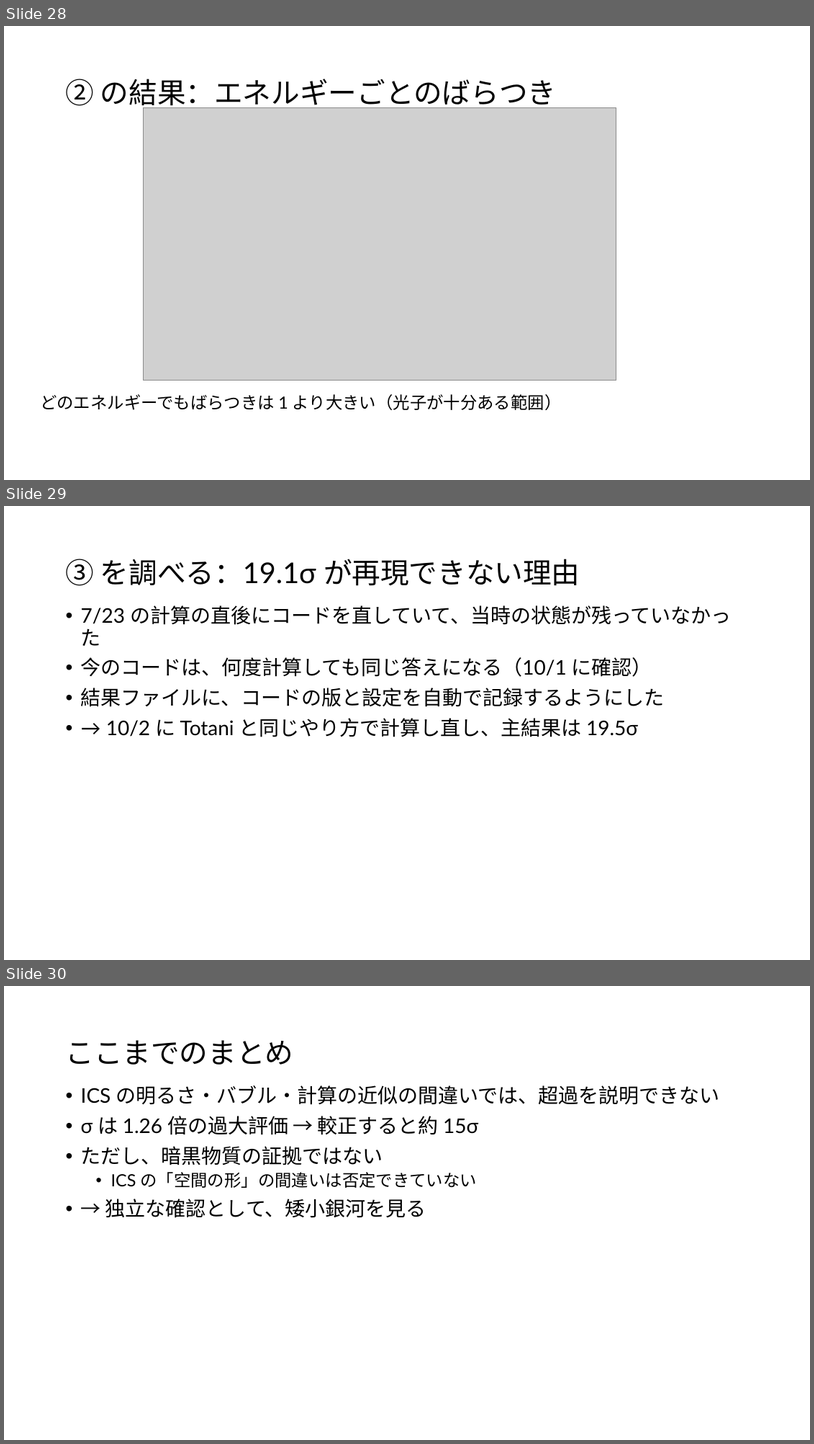
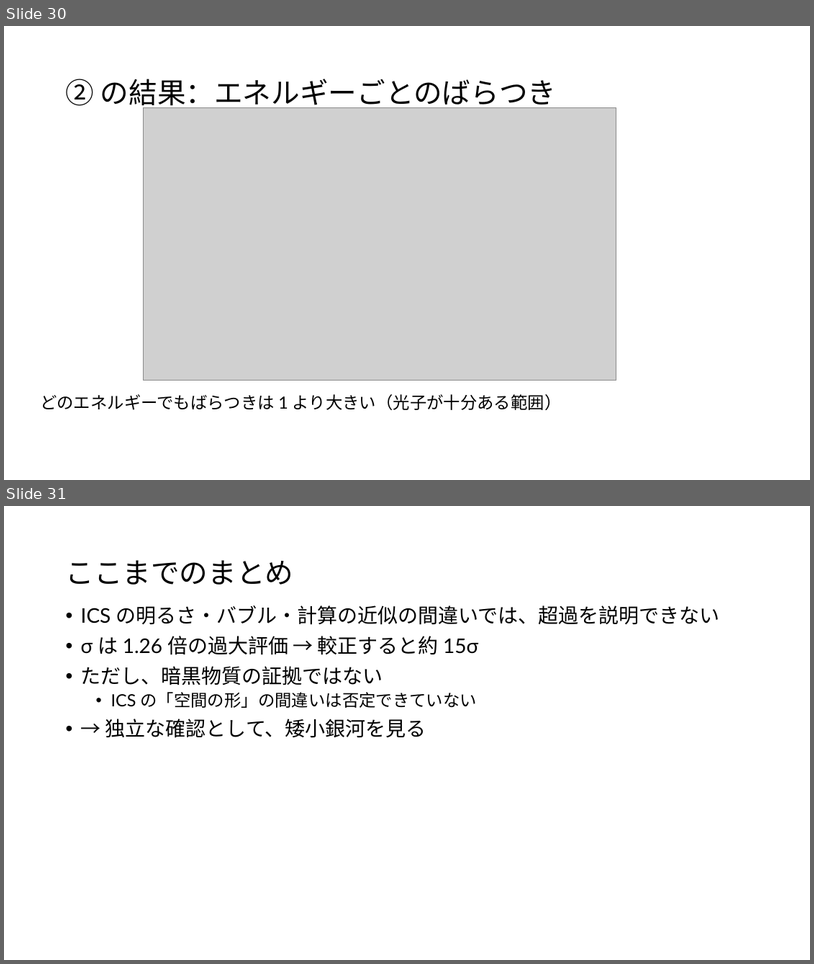
Before and after one commit to Mikann20041029/darkmatter-slides, a slide deck: slides/2026-10-02_研究進捗報告_claude.pptx. Shown one above the other, each under a label of ours: slides 28, 29 and 30 before the commit, slides 30 and 31 after it. The pictures are 814x1444 and 814x964 pixels, drawn with LibreOffice and Linux fonts; fonts in the diff are those of the drawing; grey boxes stand for pictures. Boxes give left, top, right and bottom in pixels: in the first picture for what was removed or moved away, otherwise in the second. Text is boxed around its words. In the diff, an @@ line names an element or a change of style, - is before the commit and + after.

```diff
--- a/slides/2026-10-02_研究進捗報告_claude.pptx
+++ b/slides/2026-10-02_研究進捗報告_claude.pptx
@@ slide 29 removed at <box>4,506,810,960</box>, background #FFFFFF @@
@@ title removed at <box>65,559,581,586</box> @@
-③ を調べる：19.1σ が再現できない理由
@@ text removed at <box>81,605,732,737</box> @@
-• 7/23 の計算の直後にコードを直していて、当時の状態が残っていなかった
-• 今のコードは、何度計算しても同じ答えになる（10/1 に確認）
-• 結果ファイルに、コードの版と設定を自動で記録するようにした
-• → 10/2 に Totani と同じやり方で計算し直し、主結果は 19.5σ
@@ what was slide 28 is now slide 30 @@
@@ what was slide 30 is now slide 31 @@
```
Also in this commit, not shown: 7 slides changed, 2 slides added, 1 other file.
